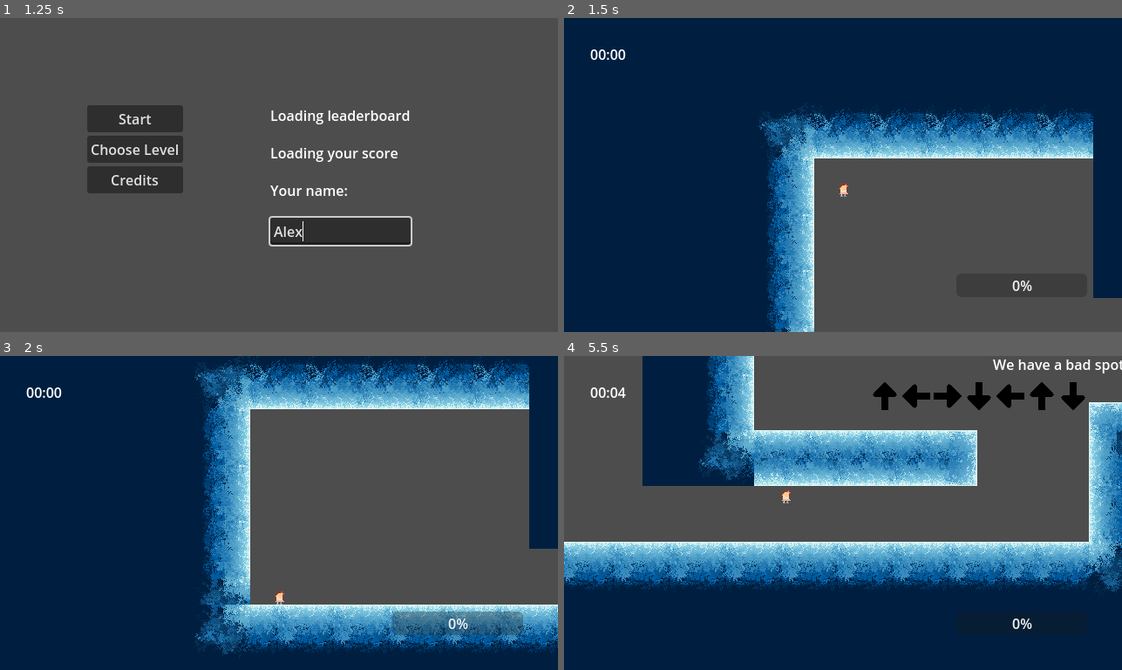
Above: before the commit, frames 1-4 (two rows, left to right).
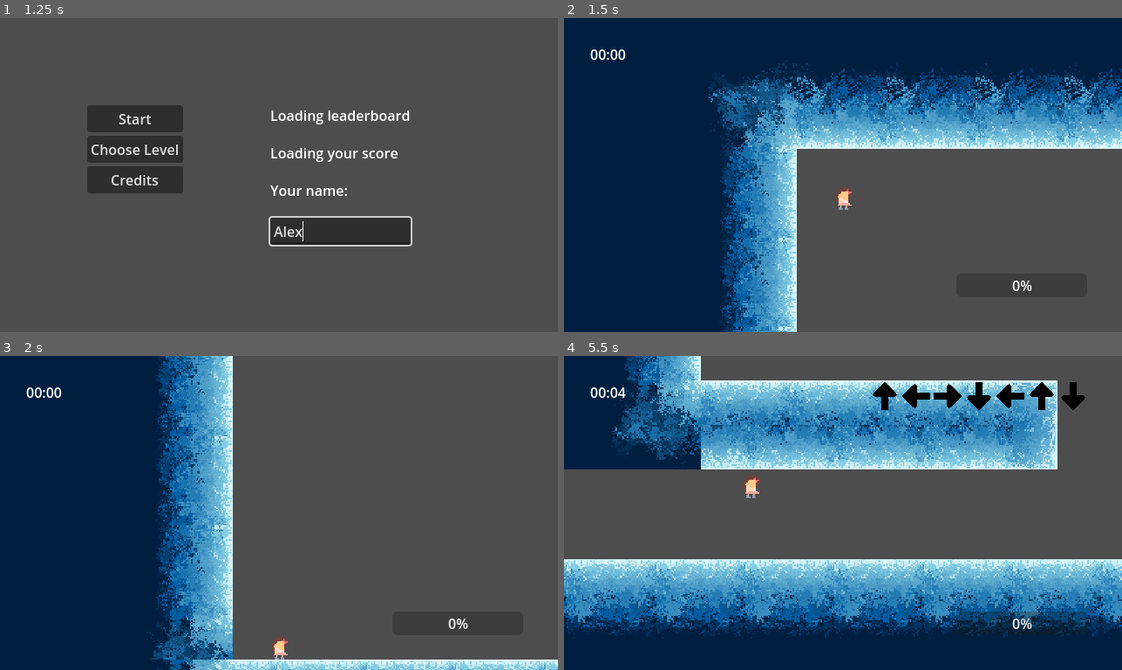
Above: after the commit, the same moments.

Repository: Bitsilisk/speedjam-8
Game: Godot game, scene res://scenes/main_game.tscn
The game is run twice, just before and just after one commit, with the same random seed, the same clock (stepped at 60 frames per second) and the same inputs. This scene is started directly instead of the project's main scene.
Inputs (mouse positions are in pixels of both pictures, inside the frame that each line leads up to):
- Up to frame 1 (1.25 s): click (340, 231) at 0.52 s; type "Alex" at 0.6 s
- Up to frame 2 (1.5 s): click "Start" at 1.25 s
- Up to frame 3 (2 s): no input
- Up to frame 4 (5.5 s): tap Enter (enter) at 2, 2.1, 5.1 s; move the mouse to (965, 497) at 2.02 s; hold D (move_right) 2.03-2.78 s; click (965, 497) at 2.17 s; tap Space (jump) at 2.27, 3.02, 4.52, 5.27 s; move the mouse to (731, 528) at 2.77 s; hold Down (down) 2.78-3.53 s; tap Shift (flow_release) at 2.85 s; move the mouse to (898, 443) at 3.52 s; hold D (move_right) 3.53-4.28 s; hold F 3.53-4.28 s; move the mouse to (815, 575) at 4.27 s; hold Up (up) 4.28-5.03 s; tap Q at 4.35 s; click (815, 575) at 4.42 s; move the mouse to (1010, 560) at 5.02 s; hold Left (left) from 5.03 s (still down)

Frame 1 is identical in both runs. In frame 2, 27% of the frame differs, in the area x 25-100%, y 13-100%; in frame 3, 38%; in frame 4, 57%, in the area x 0-100%, y 0-90%.
Error in both runs: Invalid access to property or key 'player_identifier' on a base object of type 'Nil'. (res://scenes/leaderboard.gd:81)

Commit message:
fixed leaderboard auth logic

Diff:
--- a/scenes/leaderboard.gd
+++ b/scenes/leaderboard.gd
@@ -115,6 +115,8 @@
 
 	# Print data
 	print("player_score", json.get_data())
+	if !json.get_data().has('player'):
+		return
 	player_score.set_text("Your best time is: " + str(json.get_data().score) + ' seconds')
 	set_current_name(json.get_data().player.name)
 	# Formatting as a leaderboard
--- a/scenes/main_game.gd
+++ b/scenes/main_game.gd
@@ -8,9 +8,10 @@
 var level_instance: Node2D
 var level_idx: int = 0
 var total_time := 0
+var allowed_to_restart = false
 #level_name
 func _input(event: InputEvent) -> void:
-	if Input.is_action_just_pressed("restart"):
+	if Input.is_action_just_pressed("restart") && allowed_to_restart:
 		get_tree().paused = false
 		load_level(level_idx)
 
@@ -46,4 +47,5 @@
 
 
 func _on_start_pressed() -> void:
+	allowed_to_restart = true
 	load_level(0)
--- a/scenes/player.tscn
+++ b/scenes/player.tscn
@@ -506,6 +506,7 @@
 script = ExtResource("2_8elxy")
 follow_mode = 2
 follow_target = NodePath("..")
+zoom = Vector2(1.6, 1.6)
 snap_to_pixel = true
 tween_resource = SubResource("Resource_5c6gw")
 tween_on_load = false
@@ -527,6 +528,5 @@
 
 [node name="AnimatedSprite2D" type="AnimatedSprite2D" parent="."]
 sprite_frames = SubResource("SpriteFrames_iofmc")
-animation = &"spin"
-frame_progress = 0.182747
+animation = &"falling"
 script = ExtResource("7_nqhca")
--- a/scenes/player_ui.tscn
+++ b/scenes/player_ui.tscn
@@ -33,6 +33,7 @@
 theme_override_constants/margin_bottom = 20
 
 [node name="combo_container" type="MarginContainer" parent="hud/MarginContainer"]
+visible = false
 layout_mode = 2
 theme_override_constants/margin_top = 20
 theme_override_constants/margin_right = 20
